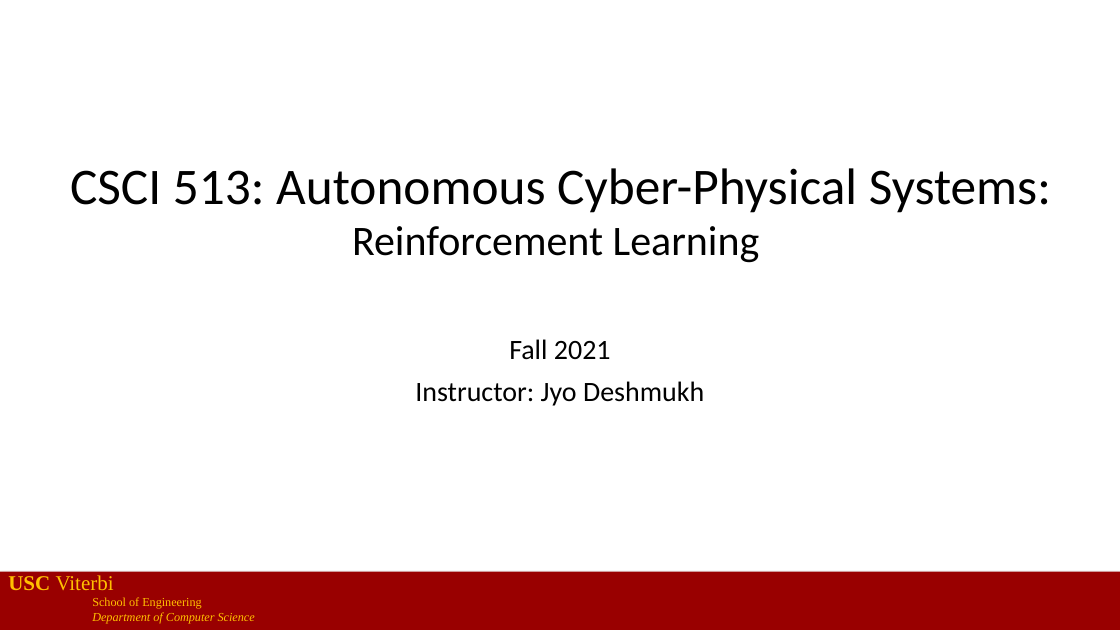
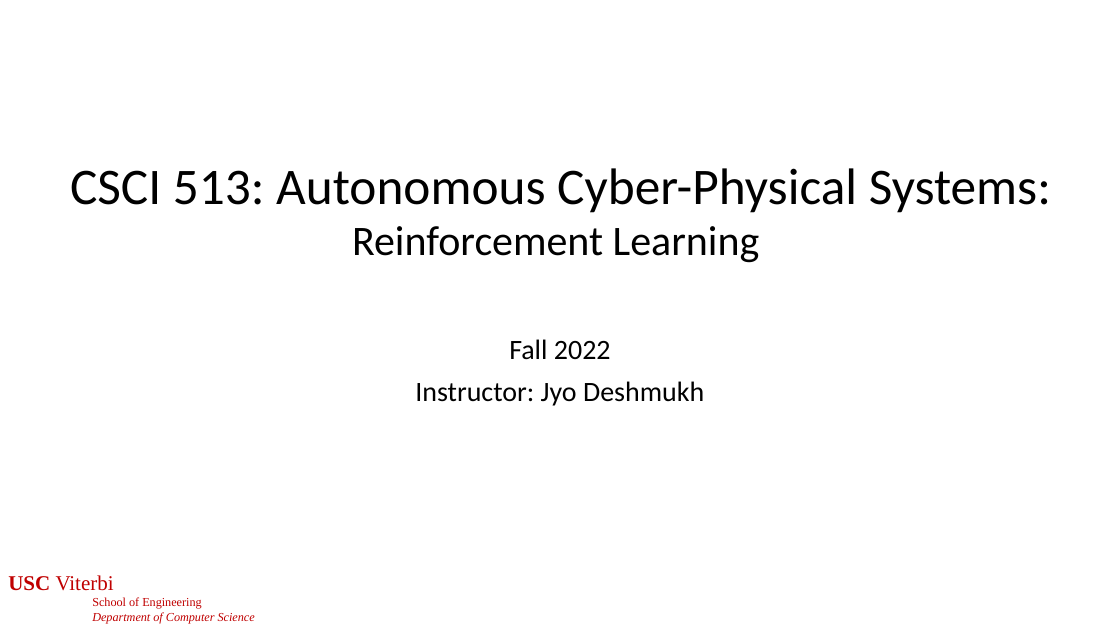
Before and after one commit to jdeshmukh/jdeshmukh.github.io, a slide deck: slide 1 of teaching/cs513slides/lecture12-RLDeepRL.pptx. Drawn at 1120x630 pixels with LibreOffice and Linux fonts; fonts in the diff are those of the drawing. Boxes give left, top, right and bottom in pixels: in the first picture for what was removed or moved away, otherwise in the second. Text is boxed around its words. In the diff, an @@ line names an element or a change of style, - is before the commit and + after.

```diff
--- a/teaching/cs513slides/lecture12-RLDeepRL.pptx
+++ b/teaching/cs513slides/lecture12-RLDeepRL.pptx
@@ subtitle at bbox=[509, 339, 611, 360]: text changed @@
-Fall 2021
+Fall 2022
@@ text "USC Viterbi" at bbox=[8, 575, 255, 624]: text colour #FFC000 to #C00000 @@
@@ rectangle removed at bbox=[0, 572, 1120, 630] @@
```
Also in this commit, not shown: 64 other slides changed, 2 other files.
